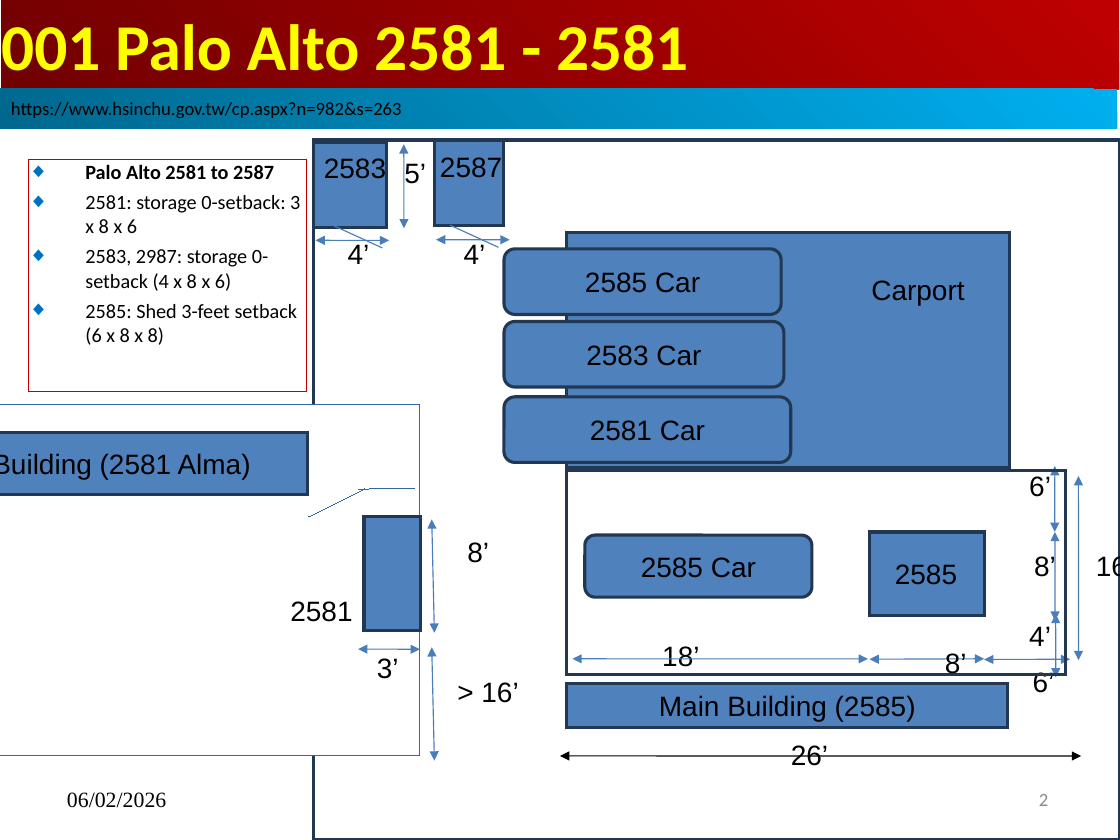
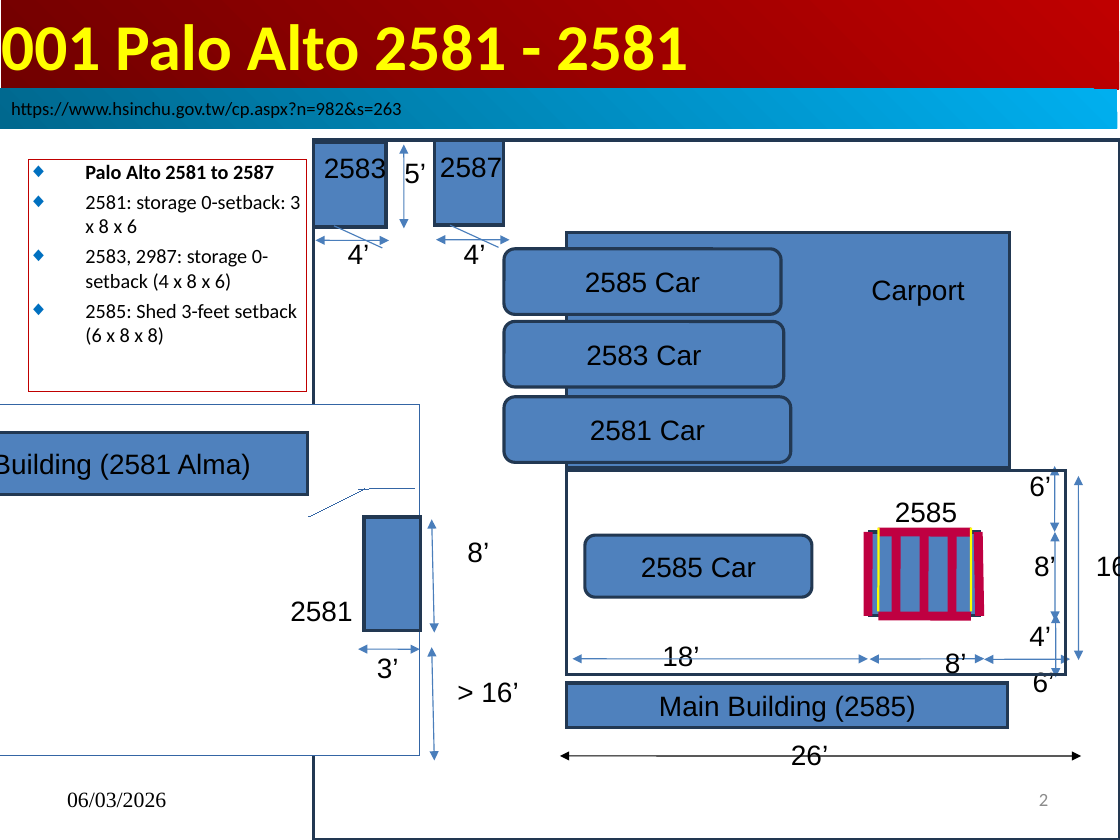
Before and after one commit to peterhchen/1000_Family, a slide deck: slide 2 of Palo_Alto_2581/000_PaloAlto_Shed.pptx. Drawn at 1120x840 pixels with LibreOffice and Linux fonts; fonts in the diff are those of the drawing. Boxes give left, top, right and bottom in pixels: in the first picture for what was removed or moved away, otherwise in the second. Text is boxed around its words. In the diff, an @@ line names an element or a change of style, - is before the commit and + after.

```diff
--- a/Palo_Alto_2581/000_PaloAlto_Shed.pptx
+++ b/Palo_Alto_2581/000_PaloAlto_Shed.pptx
@@ text "2585": place and size @@
-text "2585" at [895, 564, 957, 585]
+text "2585" at [895, 502, 957, 523]
@@ line added from (868, 616) to (868, 532), #BF0041 5.75 pt @@
@@ rectangle: place and size @@
-rectangle at [869, 532, 983, 616]
+rectangle at [869, 532, 979, 616]
@@ line added from (878, 532) to (971, 532), #BF0041 5.75 pt @@
@@ line added from (878, 612) to (878, 528), #FFFF00 1.45 pt @@
@@ line added from (896, 616) to (896, 532), #BF0041 5.75 pt @@
@@ line added from (924, 618) to (924, 534), #BF0041 5.75 pt @@
@@ line added from (952, 616) to (952, 532), #BF0041 5.75 pt @@
@@ line added from (971, 612) to (971, 528), #FFFF00 1.45 pt @@
@@ line added from (980, 616) to (978, 532), #BF0041 5.75 pt @@
@@ line added from (878, 616) to (971, 616), #BF0041 5.75 pt @@
@@ text at [67, 792, 166, 808]: text changed @@
-06/02/2026
+06/03/2026
```
Also in this commit, not shown: 2 other slides changed.
